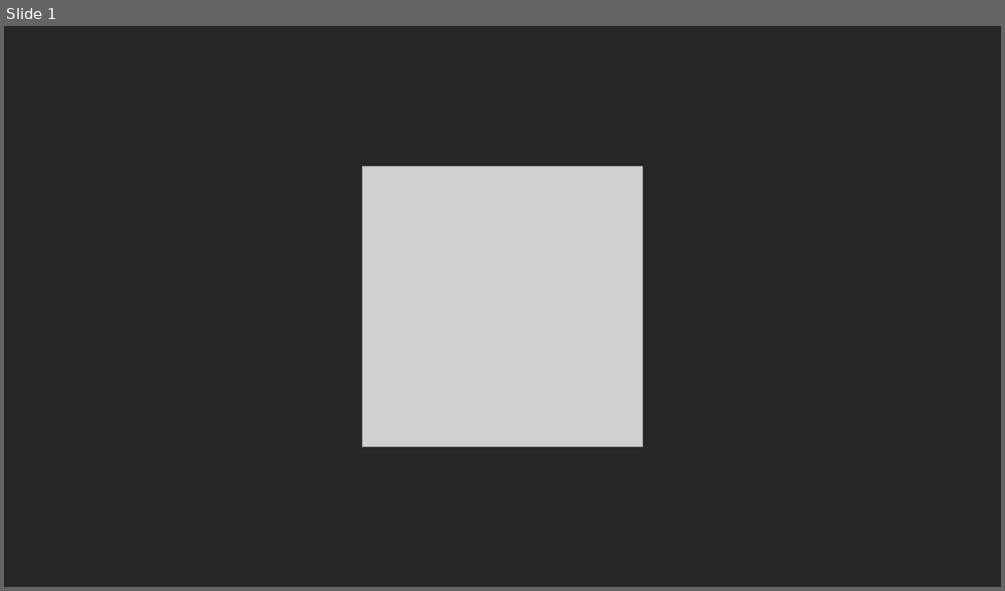
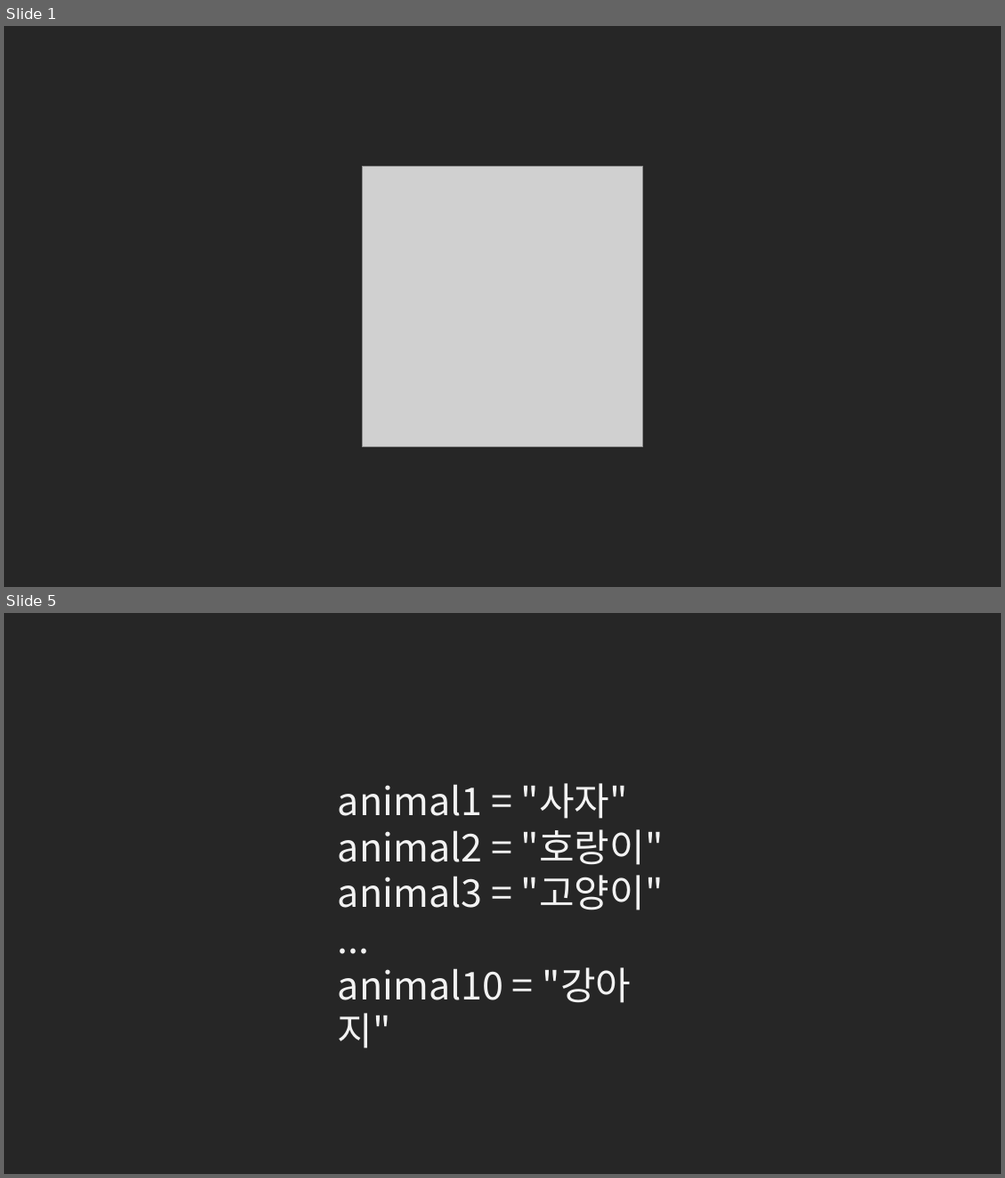
Before and after one commit to kwonkijun/python, a slide deck: 파이썬기초(PPT)/NEW_2021버전/파이썬 기초 7강_리스트.pptx. Shown one above the other, each under a label of ours: slide 1 before the commit, slides 1 and 5 after it; the slides between them are not shown. The pictures are 1005x591 and 1005x1178 pixels, drawn with LibreOffice and Linux fonts; fonts in the diff are those of the drawing; grey boxes stand for pictures. Boxes give left, top, right and bottom in pixels: in the first picture for what was removed or moved away, otherwise in the second. Text is boxed around its words. In the diff, an @@ line names an element or a change of style, - is before the commit and + after.

```diff
--- a/파이썬기초(PPT)/NEW_2021버전/파이썬 기초 7강_리스트.pptx
+++ b/파이썬기초(PPT)/NEW_2021버전/파이썬 기초 7강_리스트.pptx
@@ slide 5 added at (4, 613, 1001, 1174), background #262626 @@
@@ text added at (338, 783, 663, 1003), 36.9 pt, text #F2F2F2 @@
+animal1 = "사자"
+animal2 = "호랑이"
+animal3 = "고양이"
+...
+animal10 = "강아지"
```
Also in this commit, not shown: 19 other slides added, 16 slides removed, 4 other files.
